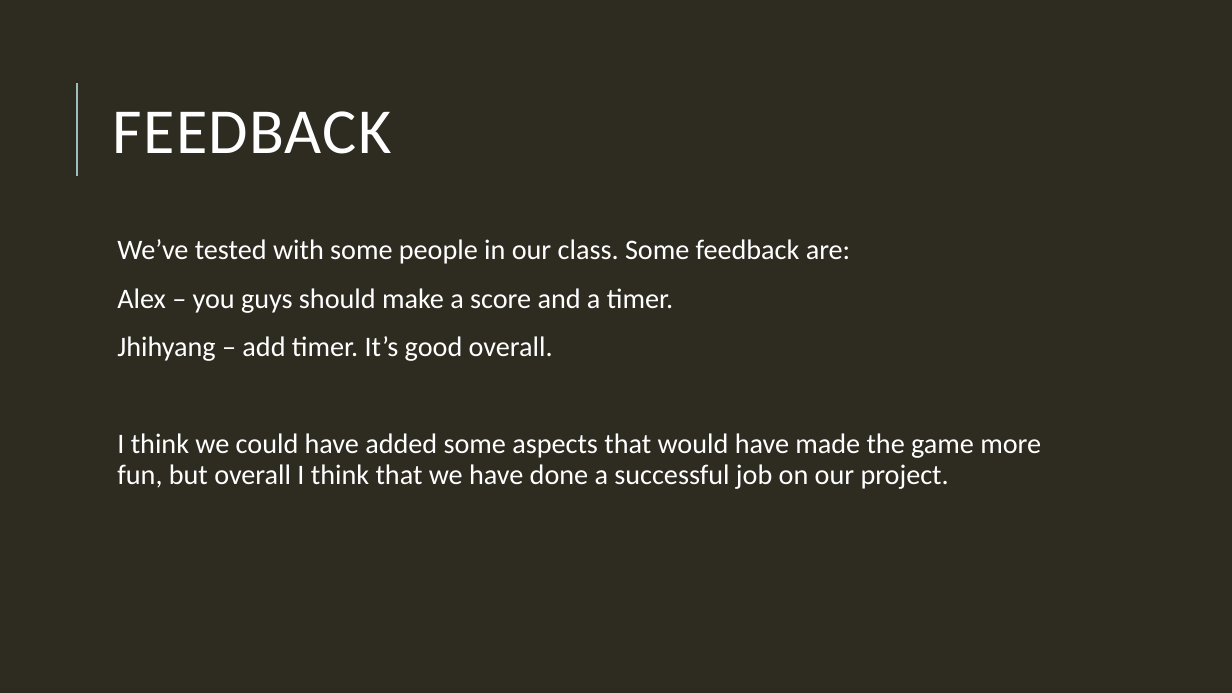
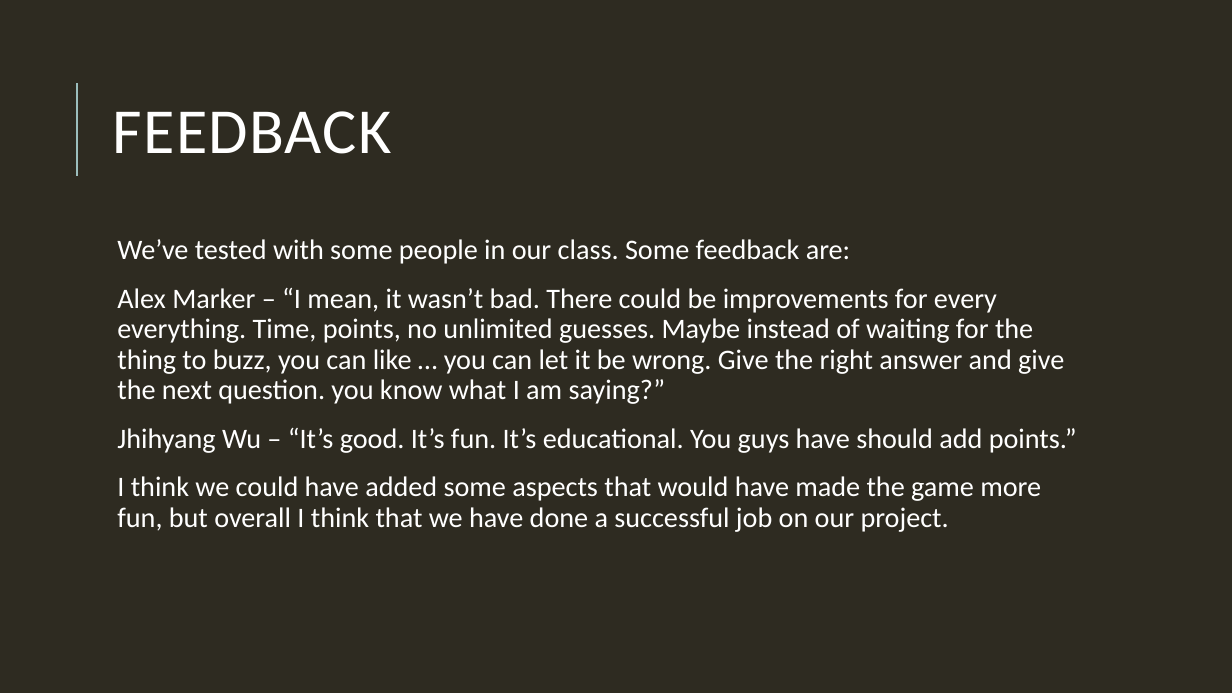
Before and after one commit to hanwenzhu/Education-App, a slide deck: slide 18 of The educator.pptx (slide 20 before the commit). Drawn at 1232x693 pixels with LibreOffice and Linux fonts; fonts in the diff are those of the drawing. Boxes give left, top, right and bottom in pixels: in the first picture for what was removed or moved away, otherwise in the second. Text is boxed around its words. In the diff, an @@ line names an element or a change of style, - is before the commit and + after.

Commit message:
I HAVE TO TYPING STH??

```diff
--- a/The educator.pptx
+++ b/The educator.pptx
@@ text at bbox=[117, 288, 1077, 453]: text changed @@
-  Alex – you guys should make a score and a timer.
-  Jhihyang – add timer. It’s good overall.
+  Alex Marker – “I mean, it wasn’t bad. There could be improvements for every everything. Time, points, no unlimited guesses. Maybe instead of waiting for the thing to buzz, you can like … you can let it be wrong. Give the right answer and give the next question. you know what I am saying?”
+  Jhihyang Wu – “It’s good. It’s fun. It’s educational. You guys have should add points.”
```
Also in this commit, not shown: 1 other slide changed, 2 slides removed, 1 other file.
